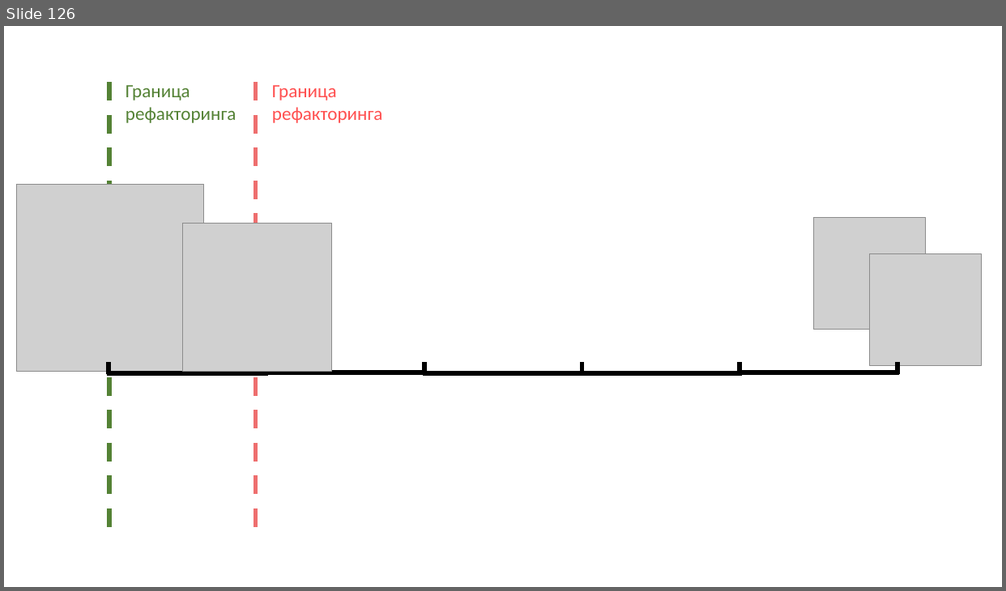
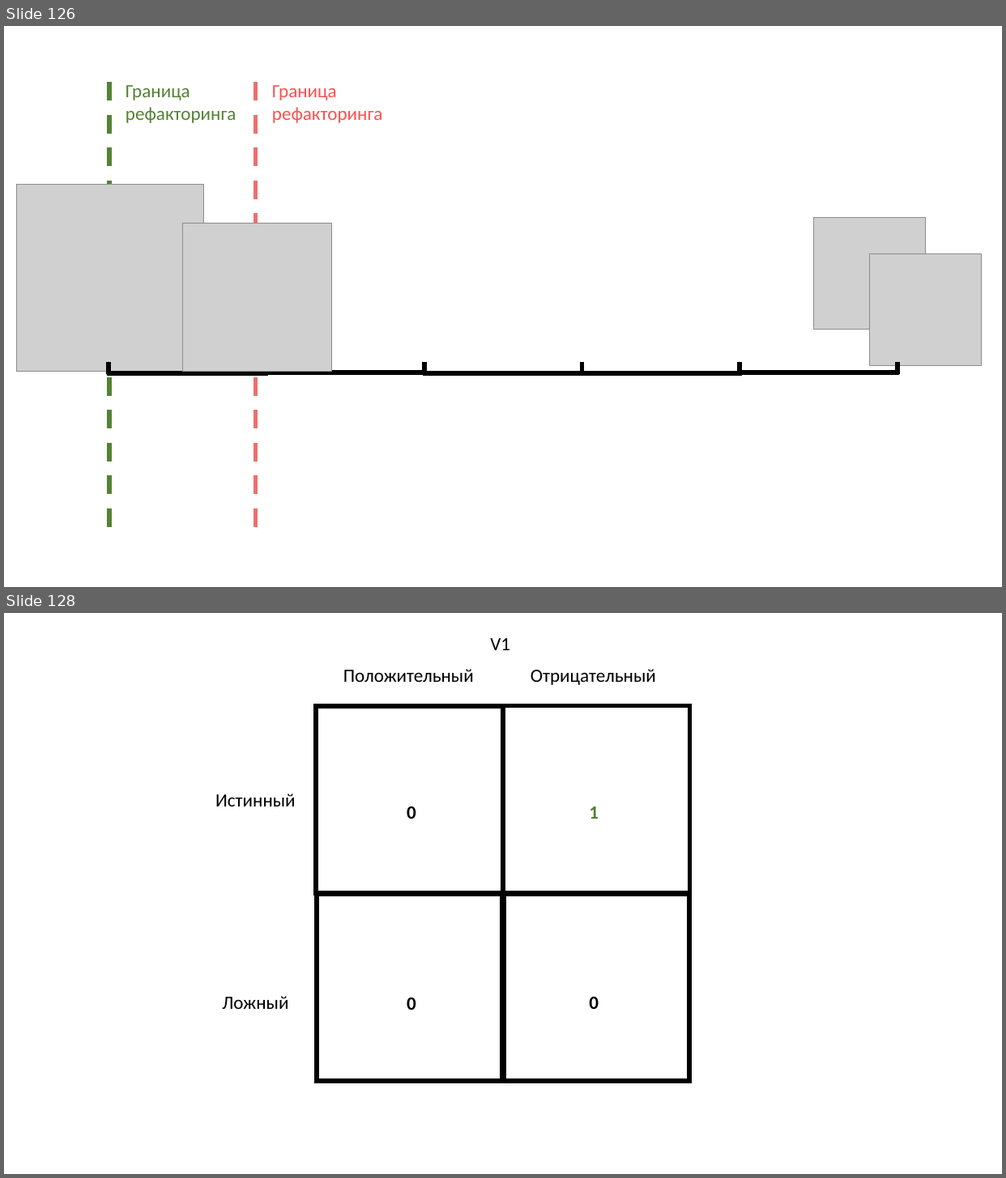
Before and after one commit to rkhaimov/brain-gym, a slide deck: Презентация.pptx. Shown one above the other, each under a label of ours: slide 126 before the commit, slides 126 and 128 after it; the slides between them are not shown. The pictures are 1006x591 and 1006x1178 pixels, drawn with LibreOffice and Linux fonts; fonts in the diff are those of the drawing; grey boxes stand for pictures. Boxes give left, top, right and bottom in pixels: in the first picture for what was removed or moved away, otherwise in the second. Text is boxed around its words. In the diff, an @@ line names an element or a change of style, - is before the commit and + after.

```diff
--- a/Презентация.pptx
+++ b/Презентация.pptx
@@ slide 128 added at <box>4,613,1002,1174</box>, background #FFFFFF @@
@@ text added at <box>490,638,510,650</box>, 18 pt, text #000000 @@
+V1
@@ text added at <box>343,669,474,682</box>, 18 pt, text #000000 @@
+Положительный
@@ text added at <box>530,669,656,685</box>, 18 pt, text #000000 @@
+Отрицательный
@@ text added at <box>215,794,295,807</box>, 18 pt, text #000000 @@
+Истинный
@@ text added at <box>407,807,416,819</box>, 18 pt, text #000000, bold @@
+0
@@ text added at <box>589,807,599,819</box>, 18 pt, text #548235, bold @@
+1
@@ group added at <box>316,706,690,1082</box>: 4 rectangles @@
@@ text added at <box>222,996,288,1009</box>, 18 pt, text #000000 @@
+Ложный
@@ text added at <box>407,998,416,1010</box>, 18 pt, text #000000, bold @@
+0
@@ text added at <box>589,997,599,1009</box>, 18 pt, text #000000, bold @@
+0
```
Also in this commit, not shown: 7 other slides added, 3 other files.
